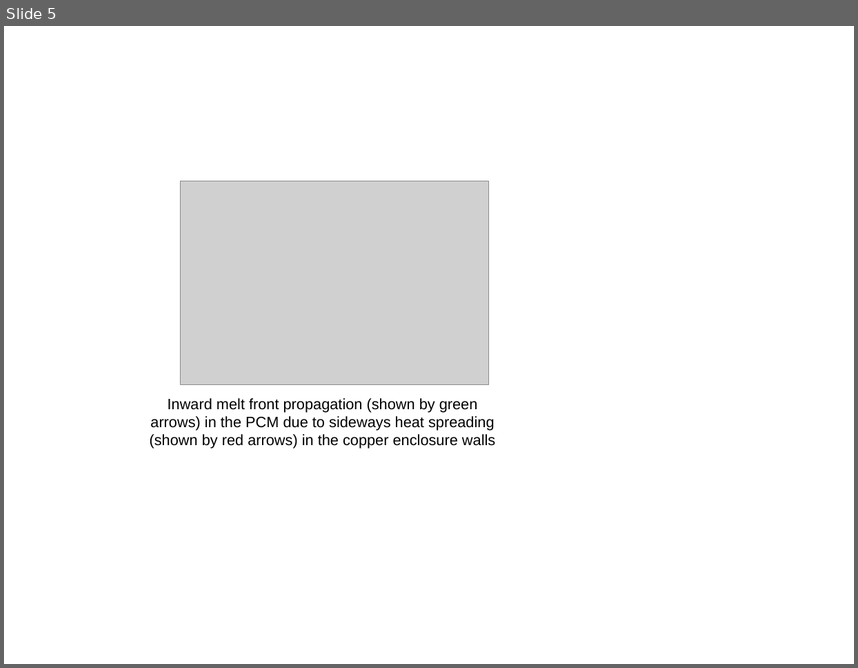
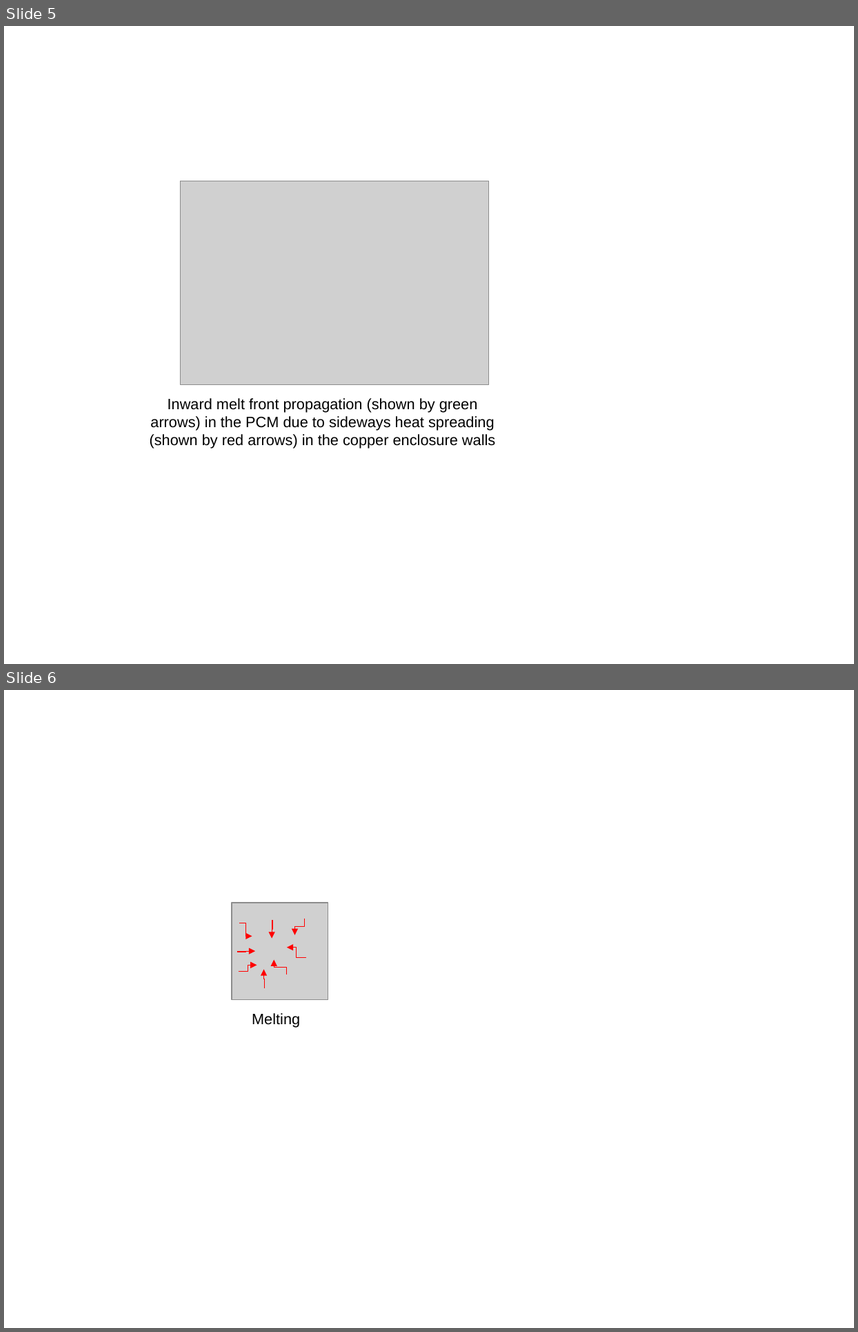
Before and after one commit to yashg1/Jalpc, a slide deck: static/assets/img/blog/msthesis/images_msthesis.odp. Shown one above the other, each under a label of ours: slide 5 before the commit, slides 5 and 6 after it. The pictures are 858x668 and 858x1332 pixels, drawn with LibreOffice and Linux fonts; fonts in the diff are those of the drawing; grey boxes stand for pictures. Boxes give left, top, right and bottom in pixels: in the first picture for what was removed or moved away, otherwise in the second. Text is boxed around its words. In the diff, an @@ line names an element or a change of style, - is before the commit and + after.

```diff
--- a/static/assets/img/blog/msthesis/images_msthesis.odp
+++ b/static/assets/img/blog/msthesis/images_msthesis.odp
@@ slide 6 added at bbox=[4, 690, 854, 1328], background #FFFFFF @@
@@ picture added at bbox=[232, 903, 328, 1000] @@
@@ elbow arrow added from (239, 923) to (252, 936), #FF0000 0.74 pt @@
@@ elbow arrow added from (272, 920) to (272, 938), #FF0000 0.74 pt @@
@@ elbow arrow added from (305, 918) to (294, 936), #FF0000 0.74 pt @@
@@ elbow arrow added from (237, 952) to (255, 951), #FF0000 0.74 pt @@
@@ elbow arrow added from (306, 958) to (287, 947), #FF0000 0.74 pt @@
@@ elbow arrow added from (239, 972) to (257, 965), #FF0000 0.74 pt @@
@@ elbow arrow added from (265, 988) to (264, 969), #FF0000 0.74 pt @@
@@ elbow arrow added from (286, 975) to (274, 959), #FF0000 0.74 pt @@
@@ text added at bbox=[252, 1013, 300, 1027], 14 pt, text #000000 @@
+Melting
```
Also in this commit, not shown: 5 other files.
